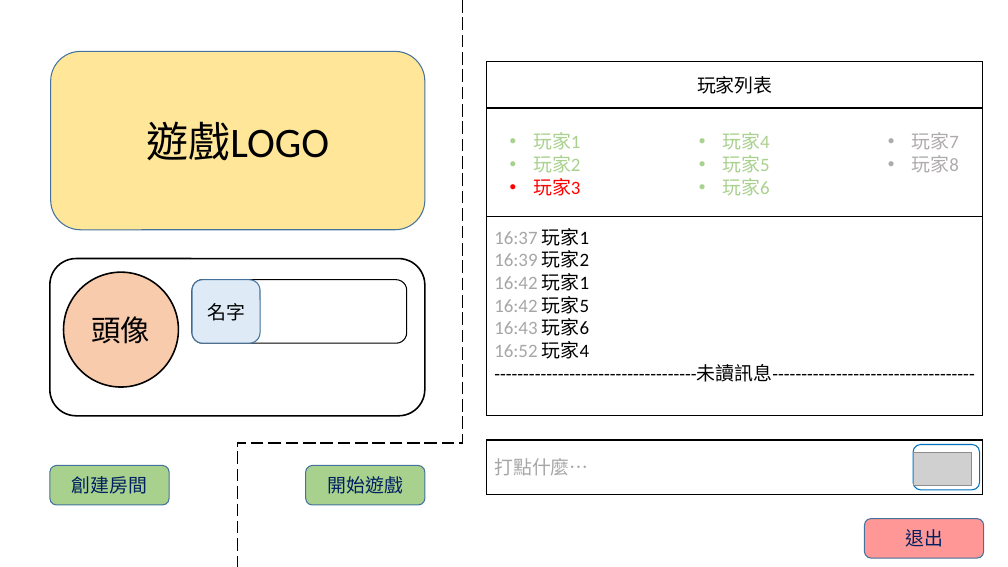
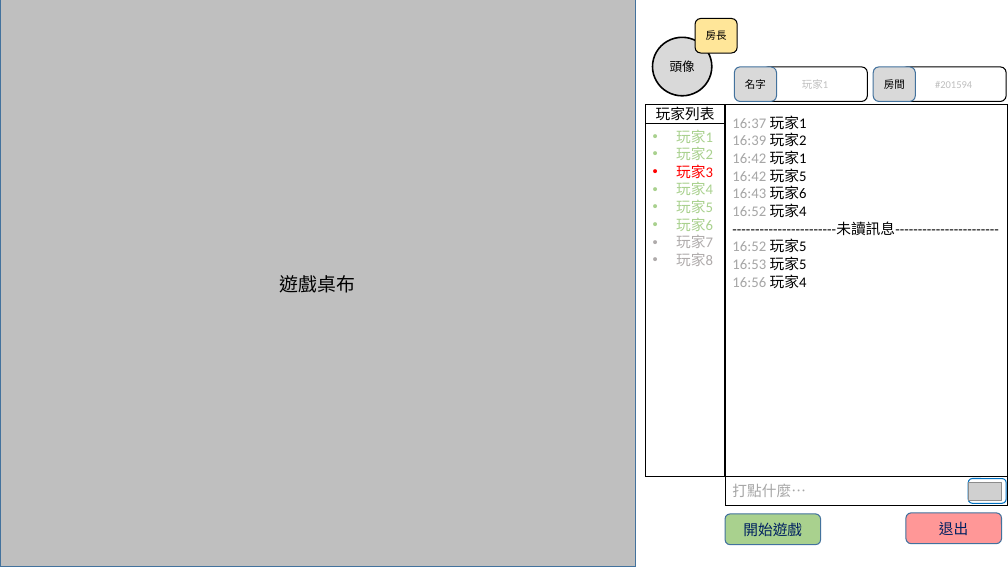
Before and after one commit to chenmengchieh2012/yellow_card, a slide deck: slide 2 of public/index.pptx (slide 1 before the commit). Drawn at 1008x567 pixels with LibreOffice and Linux fonts; fonts in the diff are those of the drawing; grey boxes stand for pictures. Boxes give left, top, right and bottom in pixels: in the first picture for what was removed or moved away, otherwise in the second. Text is boxed around its words. In the diff, an @@ line names an element or a change of style, - is before the commit and + after.

```diff
--- a/public/index.pptx
+++ b/public/index.pptx
@@ rectangle added at bbox=[0, 0, 636, 567], fill #BFBFBF, outline #43739E 1 pt, 18 pt, text #000000 @@
+遊戲桌布
@@ elbow line removed from (463, 0) to (237, 567) @@
@@ rounded rectangle added at bbox=[695, 18, 737, 53], fill #FFE699, outline #000000 1 pt, 10 pt, text #000000 @@
+房長
@@ rounded rectangle removed at bbox=[51, 51, 425, 230] @@
-遊戲LOGO
@@ ellipse "頭像": place and size @@
-ellipse "頭像" at bbox=[64, 272, 178, 387]
+ellipse "頭像" at bbox=[653, 37, 712, 95]
@@ ellipse "頭像" at bbox=[653, 37, 712, 95]: size 28 to 12 pt; fill #F8CBAD to #D9D9D9 @@
@@ rectangle removed at bbox=[487, 65, 983, 216] @@
@@ rounded rectangle "名字": place and size @@
-rounded rectangle "名字" at bbox=[192, 280, 260, 343]
+rounded rectangle "名字" at bbox=[734, 67, 777, 102]
@@ rounded rectangle "名字" at bbox=[734, 67, 777, 102]: size 18 to 10 pt; fill #DEEBF7 to #D9D9D9 @@
@@ rounded rectangle added at bbox=[763, 67, 868, 101], fill #FFFFFF, outline #000000 1 pt, 10 pt, text #BFBFBF @@
+玩家1
@@ rounded rectangle "房間": place and size @@
-rounded rectangle "房間" at bbox=[50, 466, 169, 505]
+rounded rectangle "房間" at bbox=[873, 67, 916, 102]
@@ rounded rectangle "房間" at bbox=[873, 67, 916, 102]: fill #A9D18E to #D9D9D9 @@
@@ text in rounded rectangle at bbox=[884, 79, 905, 89]: text changed; size 18 to 10 pt; font Arial to Calibri; text colour #002060 to #000000 @@
-創建房間
+房間
@@ rounded rectangle added at bbox=[901, 67, 1006, 101], fill #FFFFFF, outline #000000 1 pt, 10 pt, text #BFBFBF @@
+#201594
@@ rectangle "玩家列表": place and size @@
-rectangle "玩家列表" at bbox=[487, 61, 983, 108]
+rectangle "玩家列表" at bbox=[645, 104, 725, 124]
@@ rectangle added at bbox=[645, 107, 725, 476], fill #FFFFFF, outline #000000 1 pt @@
@@ rectangle "16:37 玩家1": place and size @@
-rectangle "16:37 玩家1" at bbox=[487, 216, 983, 416]
+rectangle "16:37 玩家1" at bbox=[725, 104, 1008, 476]
@@ text in rectangle at bbox=[732, 115, 807, 217]: size 18 to 14 pt in "16:37 玩家1", "16:39 玩家2", "16:42 玩家1", "16:42 玩家5" and 2 more places @@
@@ text removed at bbox=[533, 132, 580, 196] @@
-• 玩家1
-• 玩家2
-• 玩家3
@@ text "玩家1": place and size @@
-text "玩家1" at bbox=[722, 132, 769, 196]
+text "玩家1" at bbox=[676, 130, 713, 266]
@@ text at bbox=[676, 130, 713, 178]: paragraphs added @@
+• 玩家1
+• 玩家2
+• 玩家3
@@ text removed at bbox=[912, 132, 959, 172] @@
-• 玩家7
-• 玩家8
@@ text at bbox=[676, 182, 713, 231]: size 18 to 14 pt in "玩家4", "玩家5", "玩家6" @@
@@ text at bbox=[676, 235, 713, 266]: paragraphs added @@
+• 玩家7
+• 玩家8
@@ text in rectangle at bbox=[732, 221, 998, 288]: text changed; size 18 to 14 pt @@
------------------------------------未讀訊息-----------------------------------
+-----------------------未讀訊息-----------------------
+16:52 玩家5
+16:53 玩家5
+16:56 玩家4
@@ rounded rectangle removed at bbox=[50, 259, 425, 416] @@
@@ rounded rectangle removed at bbox=[192, 280, 407, 343] @@
@@ rectangle "打點什麼…": place and size @@
-rectangle "打點什麼…" at bbox=[487, 440, 983, 495]
+rectangle "打點什麼…" at bbox=[725, 476, 1008, 506]
@@ rounded rectangle: place and size @@
-rounded rectangle at bbox=[913, 445, 980, 490]
+rounded rectangle at bbox=[969, 479, 1006, 504]
@@ picture: place and size @@
-picture at bbox=[913, 452, 972, 485]
+picture at bbox=[969, 483, 1002, 501]
@@ size 18 to 14 pt in 4 elements at bbox=[906, 513, 1001, 544], bbox=[725, 476, 1008, 506], bbox=[645, 104, 725, 124], bbox=[725, 514, 820, 545] @@
@@ rounded rectangle "開始遊戲": place and size @@
-rounded rectangle "開始遊戲" at bbox=[306, 466, 425, 505]
+rounded rectangle "開始遊戲" at bbox=[725, 514, 820, 545]
@@ rounded rectangle "退出": place and size @@
-rounded rectangle "退出" at bbox=[864, 519, 984, 558]
+rounded rectangle "退出" at bbox=[906, 513, 1001, 544]
```
Also in this commit, not shown: 1 slide added, 6 other files.
